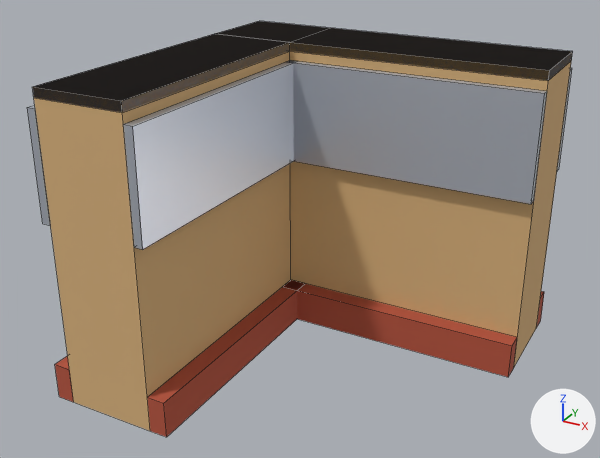
Before and after pictures for a commit that changed the Blender file assets/managed-models/workshop-interior/partition-elbow/partition-elbow.blend.
One viewpoint serves both versions: a camera (50 mm lens) standing at (0.756, -1.278, 0.769) and looking at (0.172, -0.217, 0.239). The axes (+X, +Y, +Z) are drawn at lower right. The lights are the same throughout. The picture after the commit comes second. Mesh edges are drawn as thin lines.

In view in the first picture: 'partition-elbow'.
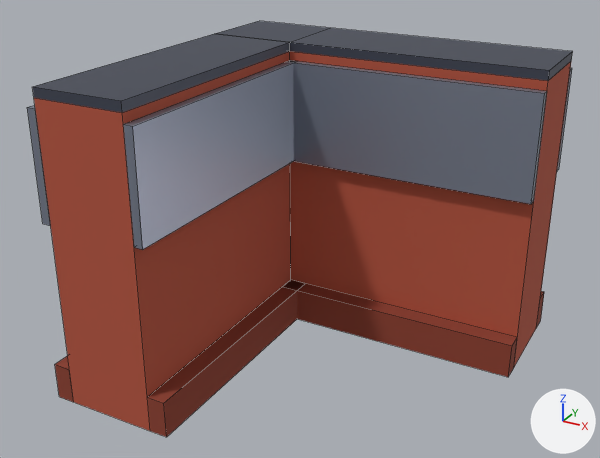
Where the change shows, as pixel boxes [x1, y1, x2, y2] in the pictures (600 x 458 px; the box of a moved part takes in the faces that stretch with it):
```json
{"object": "partition-elbow", "change": "reshaped, surface changed", "before": [27, 21, 573, 437], "after": [27, 21, 573, 437], "on screen": "darker"}
{"part": 1, "of": "me_partition_elbow", "change": "moved or reshaped", "before": [32, 42, 572, 431], "after": [34, 51, 571, 431]}
{"part": 2, "of": "me_partition_elbow", "change": "surface changed", "before": [27, 21, 573, 437], "after": [27, 21, 573, 437], "on screen": "darker"}
```

Scene script edits in JSON lines:
```json
{"block": "me_partition_elbow", "where": "me_partition_elbow.from_pydata(...)  # 144 vertices, 108 faces; spans x -0.105..0.5, y -0.5..0.105, z 0.0..0.5"}
{"block": "me_partition_elbow", "where": "# used by ob_partition_elbow; location = (0.0, 0.0, 0.0)"}
{"block": "me_partition_elbow", "where": "# before: 4 (-0.075, -0.075, 0.5) at pixel (214, 33), 5 (0.075, -0.075, 0.5) at pixel (289, 42), 6 (0.075, 0.075, 0.5) at pixel (330, 27), 7 (-0.075, 0.075, 0.5) at pixel (259, 20), 20 (0.075, -0.075, 0.5) at pixel (289, 42)"}
{"block": "me_partition_elbow", "where": "# before: 21 (0.5, -0.075, 0.5) at pixel (549, 70), 22 (0.5, 0.075, 0.5) at pixel (572, 51), 23 (0.075, 0.075, 0.5) at pixel (330, 27), 68 (-0.075, -0.5, 0.5) at pixel (32, 86), 69 (0.075, -0.5, 0.5) at pixel (121, 100)"}
{"block": "me_partition_elbow", "where": "# before: 70 (0.075, -0.075, 0.5) at pixel (289, 42), 71 (-0.075, -0.075, 0.5) at pixel (214, 33)"}
{"block": "me_partition_elbow", "change": "me_partition_elbow part 1"}
{"op": "add", "block": "me_partition_elbow", "code": "for i in [*range(4, 8), *range(20, 24), *range(68, 72)]: me_partition_elbow.vertices[i].co += Vector((0.0, 0.0, -0.015))"}
{"block": "me_partition_elbow", "change": "me_partition_elbow part 2: texture (UV) coordinates of 108 of 108 faces, centred in x -0.105..0.5, y -0.5..0.105, z 0.0..0.5, changed; they spanned u 0.19..0.94, v 0.5..0.83 and now span u 0.06..0.94, v 0.17..0.83"}
```
